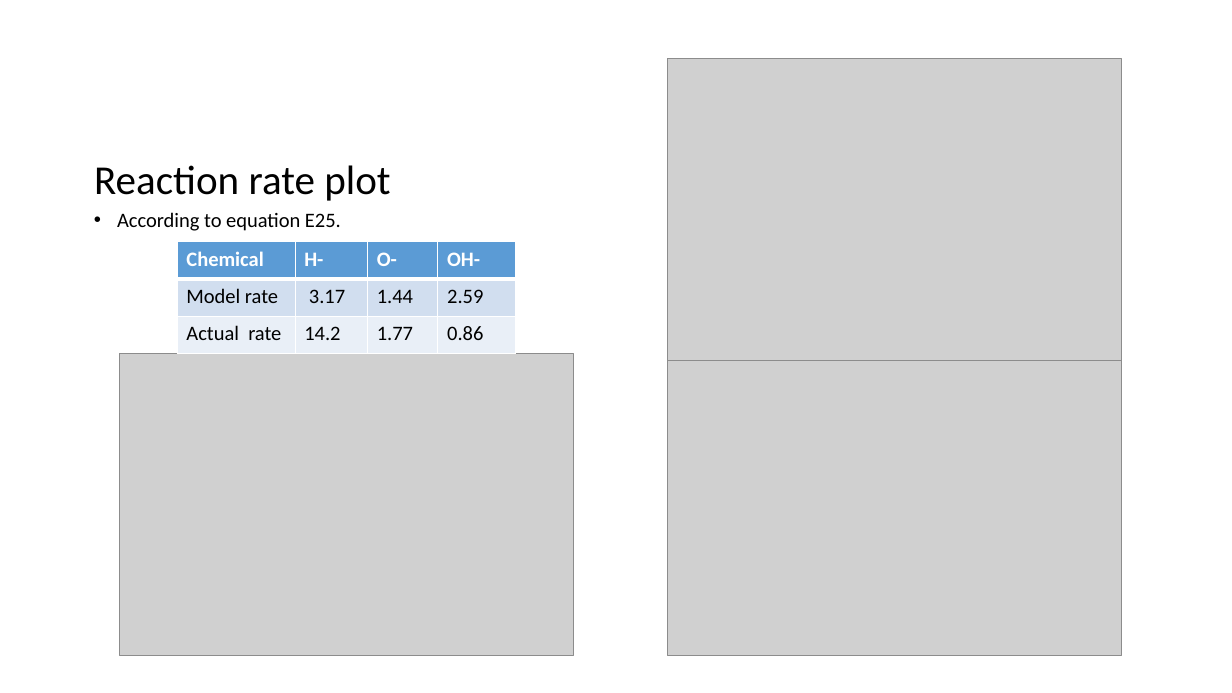
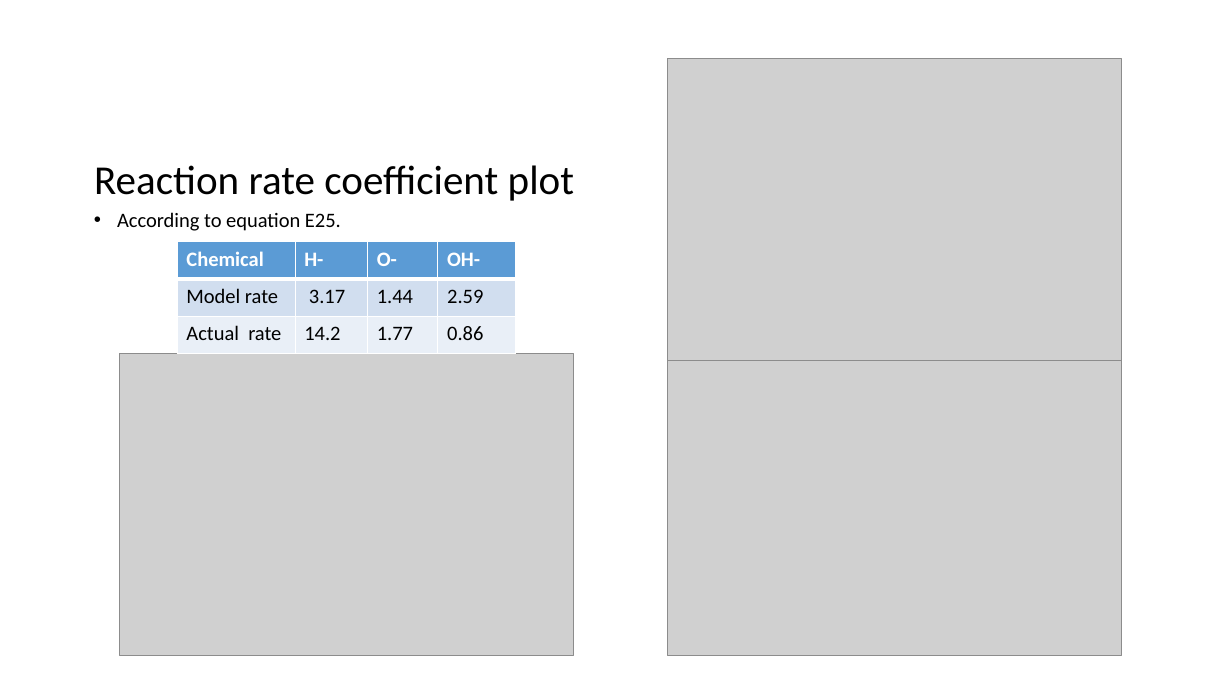
Before and after one commit to CubeOvO/Saturn, a slide deck: slide 13 of week4/Photodetachment Rate at Saturn - Draft.pptx. Drawn at 1232x693 pixels with LibreOffice and Linux fonts; fonts in the diff are those of the drawing; grey boxes stand for pictures. Boxes give left, top, right and bottom in pixels: in the first picture for what was removed or moved away, otherwise in the second. Text is boxed around its words. In the diff, an @@ line names an element or a change of style, - is before the commit and + after.

```diff
--- a/week4/Photodetachment Rate at Saturn - Draft.pptx
+++ b/week4/Photodetachment Rate at Saturn - Draft.pptx
@@ text at bbox=[94, 165, 574, 201]: text changed @@
-Reaction rate plot
+Reaction rate coefficient plot
```
Also in this commit, not shown: 8 other slides changed.
